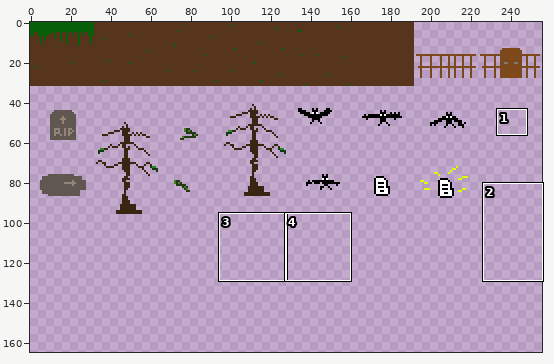
A sprite sheet gets an edit: sprites/cemitério/tileset_cemiterio.png. The first picture is a wide view before the edit; the outline marks the close-up.
Close-up. The starting point:
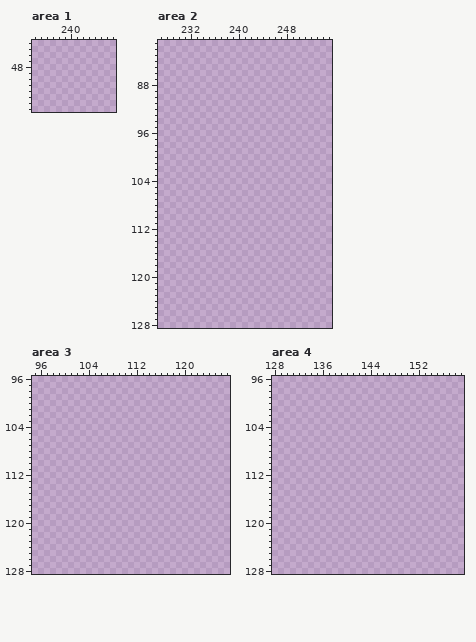
The file is 256x256 pixels. Colours within 5 levels of each other are drawn and written as one. Shown: area 1: x 234..247, y 44..55; area 2: x 227..255, y 81..128; area 3: x 95..127, y 96..128; area 4: x 128..159, y 96..128. The wide view leaves out empty margins. The commit also changed other parts of the picture, which this record leaves out.
Once edited:
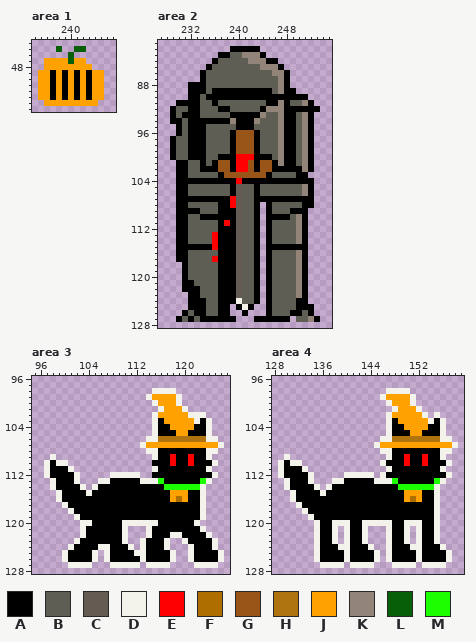
Palette (. is transparent): A #000000  B #5f5e55  C #665b52  D #f3f3eb  E #ff0000  F #af6e00  G #995418  H #af740f  J #ffa100  K #928478  L #075f07  M #1bff00
Edits made:
--- area 1
@@ x 234..247 @@
 44 ..............
-45 ..............
-46 ..............
-47 ..............
-48 ..............
-49 ..............
-50 ..............
-51 ..............
-52 ..............
-53 ..............
-54 ..............
+45 ....L..LL.....
+46 ......L.......
+47 ..JJJJLJJ.....
+48 ..JJJJJJJJ....
+49 .JJAJAJAJAJJ..
+50 .JJAJAJAJAJJ..
+51 .JJAJAJAJAJJ..
+52 .JJAJAJAJAJJ..
+53 .JJAJAJAJAJJ..
+54 ..JJJJJJJJJ...
 55 ..............
--- area 2
@@ x 227..255 @@
  81 .............................
- 82 .............................
- 83 .............................
- 84 .............................
- 85 .............................
- 86 .............................
- 87 .............................
- 88 .............................
- 89 .............................
- 90 .............................
- 91 .............................
- 92 .............................
- 93 .............................
- 94 .............................
- 95 .............................
- 96 .............................
- 97 .............................
- 98 .............................
- 99 .............................
-100 .............................
-101 .............................
-102 .............................
-103 .............................
-104 .............................
-105 .............................
-106 .............................
-107 .............................
-108 .............................
-109 .............................
-110 .............................
-111 .............................
-112 .............................
-113 .............................
-114 .............................
-115 .............................
-116 .............................
-117 .............................
-118 .............................
-119 .............................
-120 .............................
-121 .............................
-122 .............................
-123 .............................
-124 .............................
-125 .............................
-126 .............................
-127 .............................
+ 82 ............AAAAA............
+ 83 ..........AABBKKKA...........
+ 84 .........ABBBBBKKKAA.........
+ 85 ........ABBBBBBBBKKKA........
+ 86 .......ABBBBBBBBBBBKKA.......
+ 87 .......ABBBBBBBBBBBBKA.......
+ 88 .....AAABBBBBBBBBBBBKA.......
+ 89 .....AAABAAAAAAAAAABKAA......
+ 90 .....AABAAAAAAAAAAAAAAAAA....
+ 91 ...AAAABBABBBBBBBBAAKABBKA...
+ 92 ..ABBAABBBAABBBBBAKKKAAAAAA..
+ 93 ..ABAAABBBBBAAAAAKBBKAABKA...
+ 94 ..AABAAAAAAAKAAAKBBBKAABKA...
+ 95 ...ABAAABBBBBAAABBBBKAABKA...
+ 96 ...ABAAABBBBAGGGABBBKAABKA...
+ 97 ..ABBAAABBBBAGGGABBBKAABKA...
+ 98 ..ABBAAABBBBAGGGABBBKAABKA...
+ 99 ..ABBAAABBBBAGGGABBBKAABKA...
+100 ..ABBAAABBAAAEEEAAABKAABKA...
+101 ...AABBABAGGAEEGAGGAKAABKA...
+102 ...AABBAAAGGAEEGAGGAAAAAKA...
+103 ...AABBBBBAGGGGGGGABBBBAA....
+104 ...AAAAAAAAAAEAAAAAAAAAAAA...
+105 ...AABBBBBBBACBBABBBBBBBKA...
+106 ...AABBBBBBBACBBABBBBBBBKA...
+107 ...AAAAAAAAAECBBAAAAAAAAAA...
+108 ...AABBBBBAAECBBA.ABBBBBAA...
+109 ...AAAABBBAAACBBA.ABBBAAA....
+110 ...AABBAAAAAACBBA.AAAABKA....
+111 ...AABBBBBAEACBBA.ABBBBKA....
+112 ...AABBBBBAAACBBA.ABBBBKA....
+113 ...AABBBBEAAACBBA.ABBBBKA....
+114 ...AABBBBEAAACBBA.ABBBBKA....
+115 ...AAAAAAEAAACBBA.AAAAAAA....
+116 ...AABBBBBAAACBBA.ABBBBKA....
+117 ...AABBBBEAAACBBA.ABBBBKA....
+118 ....ABBBBBAAACBBA.ABBBBKA....
+119 ....ABBBBBAAACBBA.ABBBBKA....
+120 ....ABBBBBAAACBBA.ABBBBKA....
+121 ....AABBBBAAACBBA.ABBBBKA....
+122 ....AAABBBAAACBBA.ABBBBKA....
+123 .....AABBBAAACBBA.ABBBBKA....
+124 .....AAABBAAADBBA.ABBBBAA....
+125 .....AAABBAA.ADA..ABBBBAAA...
+126 ....ABAABBAA..A...ABBBAABA...
+127 ...ABABAAAAAA...AAAAAA.BBKA..
 128 .............................
--- area 3
@@ x 95..127 @@
  97 .................................
- 98 .................................
- 99 .................................
-100 .................................
-101 .................................
-102 .................................
-103 .................................
-104 .................................
-105 .................................
-106 .................................
-107 .................................
-108 .................................
-109 .................................
-110 .................................
-111 .................................
-112 .................................
-113 .................................
-114 .................................
-115 .................................
-116 .................................
-117 .................................
-118 .................................
-119 .................................
-120 .................................
-121 .................................
-122 .................................
-123 .................................
-124 .................................
-125 .................................
-126 .................................
-127 .................................
+ 98 ....................DDDD.........
+ 99 ...................DJJJJD........
+100 ....................DJJJD........
+101 .....................DJJJD.......
+102 ....................DJJJJJDDD....
+103 ....................DAJJJJJDAD...
+104 ....................DAAJJJJAAD...
+105 ....................DAAAJJAAAD...
+106 ...................DDHHHHHHHHDD..
+107 ..................DJJJJJJJJJJJJD.
+108 ...................DDAAAAAAAADD..
+109 ...D................DAAEAAEAAD...
+110 ..DADD..............AAAEAAEAAAD..
+111 ..DAAAD.............DAAAAAAAAD...
+112 ..DAAAAD.....DDDDD..AAAAAAAAAAD..
+113 ...DAAAD...DDAAAAADDDMAAAAAAMD...
+114 ...DAAAAD.DAAAAAAAAAAAMMMMMMD....
+115 ....DAAAADAAAAAAAAAAAAAJJJAAD....
+116 ....DAAAAAAAAAAAAAAAAAAJFJAAD....
+117 .....DAAAAAAAAAAAAAAAAAAAAAAD....
+118 ......DAAAAAAAAAAAAAAAAAAAAAD....
+119 .......DAAAAAAAAAAAAAAAAAAAAD....
+120 ........DDAAAAADDDDDDAAAAAAD.....
+121 ........DAAAAAAD...DAAAAAAAAD....
+122 ........DAAAAAAD...DAAADDAAAAD...
+123 .......DAAAAAAAD..DAAAD..DAAAAD..
+124 ......DAAAADDAAAD.DAAAD...DAAAD..
+125 .....DAAAAD.DAAAADDAAAAD..DAAAAD.
+126 .....DAAAAD.DAAAAADAAAAD..DAAAAD.
+127 ......DDDD...DDDDD.DDDD....DDDD..
 128 .................................
--- area 4
@@ x 128..159 @@
  97 ................................
- 98 ................................
- 99 ................................
-100 ................................
-101 ................................
-102 ................................
-103 ................................
-104 ................................
-105 ................................
-106 ................................
-107 ................................
-108 ................................
-109 ................................
-110 ................................
-111 ................................
-112 ................................
-113 ................................
-114 ................................
-115 ................................
-116 ................................
-117 ................................
-118 ................................
-119 ................................
-120 ................................
-121 ................................
-122 ................................
-123 ................................
-124 ................................
-125 ................................
-126 ................................
-127 ................................
+ 98 ...................DDDD.........
+ 99 ..................DJJJJD........
+100 ...................DJJJD........
+101 ....................DJJJD.......
+102 ...................DJJJJJD.D....
+103 ...................DAJJJJJDAD...
+104 ...................DAAJJJJAAD...
+105 ...................DAAAJJAAAD...
+106 ..................DDHHHHHHHHDD..
+107 .................DJJJJJJJJJJJJD.
+108 ..................DDAAAAAAAADD..
+109 ..D................DAAEAAEAAD...
+110 .DADD.............DAAAEAAEAAAD..
+111 .DAAAD.............DAAAAAAAAD...
+112 .DAAAAD.....DDDDD.DAAAAAAAAAAD..
+113 ..DAAAD...DDAAAAADDDMAAAAAAMD...
+114 ..DAAAAD.DAAAAAAAAAAAMMMMMMD....
+115 ...DAAAADAAAAAAAAAAAAAJJJAAD....
+116 ...DAAAAAAAAAAAAAAAAAAJFJAAD....
+117 ....DAAAAAAAAAAAAAAAAAAAAAAD....
+118 .....DAAAAAAAAAAAAAAAAAAAAAD....
+119 ......DAAAAAAAAAAAAAAAAAAAAD....
+120 .......DAADDDAADDDDDAADDDAAD....
+121 .......DAAD.DAAD...DAAD.DAAD....
+122 .......DAAD.DAAD...DAAD.DAAD....
+123 .......DAAD.DAAD...DAAD.DAAD....
+124 .......DAAADDAAAD..DAAADDAAAD...
+125 .......DAAAADAAAAD.DAAAADAAAAD..
+126 .......DAAAADAAAAD.DAAAADAAAAD..
+127 ........DDDD.DDDD...DDDD.DDDD...
 128 ................................
Pixel boxes of the changes (left, top, right, bottom) in both close-ups:
added: (38, 46, 104, 106)
added: (170, 46, 320, 322)
added: (44, 388, 224, 568)
added: (278, 388, 458, 568)
